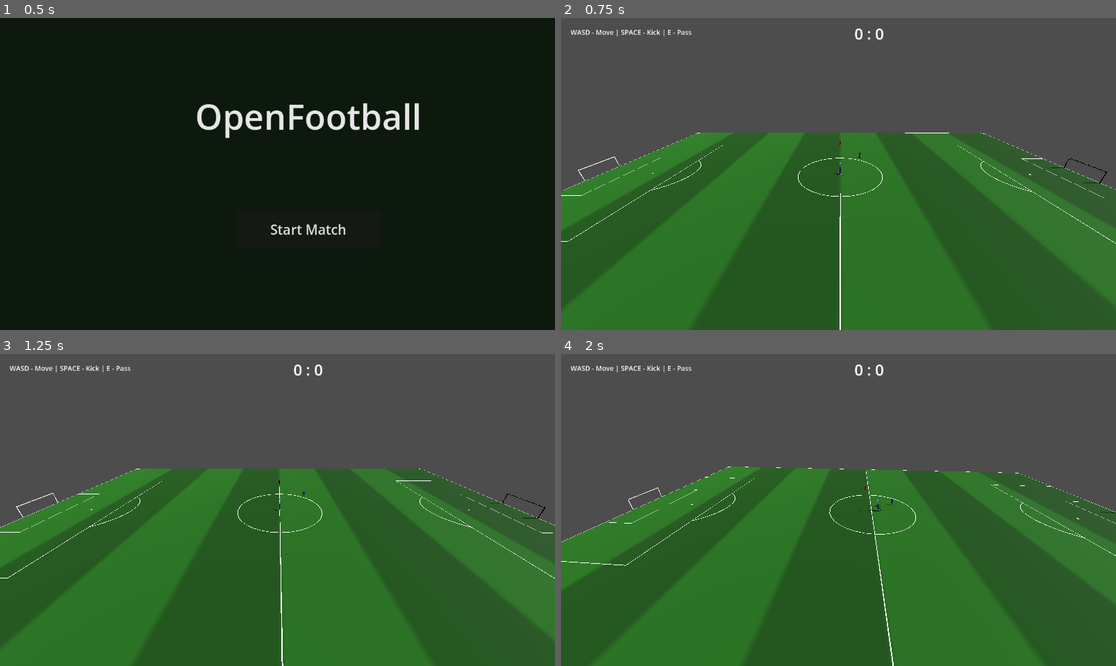
Above: before the commit, frames 1-4 (two rows, left to right).
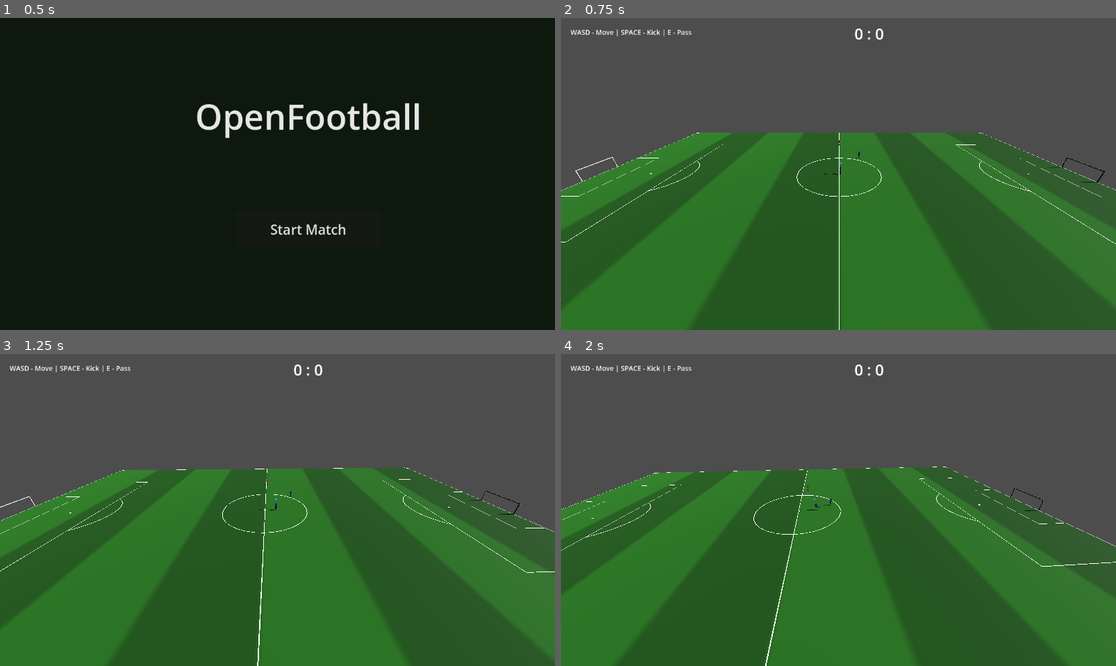
Above: after the commit, the same moments.

Repository: Churikov0112/open_football
Game: Godot game, scene res://scenes/main_menu.tscn
Two runs of this game, one before a commit and one after it. Both use one fixed random seed, a clock stepped at 60 frames per second and the inputs below.
Inputs:
- Up to frame 1 (0.5 s): no input
- Up to frame 2 (0.75 s): click "Start Match" at 0.5 s
- Up to frame 3 (1.25 s): no input
- Up to frame 4 (2 s): hold D (move_right) from 1.28 s (still down); hold Space (kick) from 1.28 s (still down)

Frame 1 is identical in both runs. In frame 2, 0.8% of the frame differs, in the area x 0-100%, y 36-100%; in frame 3, 11%; in frame 4, 52%.

Commit message:
fix(loco): stop residual motion on lock, restore boundary collision, freeze human during other tackles, preserve knockback pop, dedupe motor lookup
Co-Authored-By: Claude Sonnet 5 <noreply@anthropic.com>

Diff:
--- a/scripts/ai/simple_ai.gd
+++ b/scripts/ai/simple_ai.gd
@@ -13,10 +13,7 @@
 
 
 func _motor() -> PlayerMotor:
-	for c in get_children():
-		if c is PlayerMotor:
-			return c
-	return null
+	return PlayerMotor.find_on(self)
 
 ## Скорость этого ИИ относительно общей максимальной — сохраняет прежний относительный темп.
 func _base_scale() -> float:
--- a/scripts/ai/teammate_ai.gd
+++ b/scripts/ai/teammate_ai.gd
@@ -11,10 +11,7 @@
 
 
 func _motor() -> PlayerMotor:
-	for c in get_children():
-		if c is PlayerMotor:
-			return c
-	return null
+	return PlayerMotor.find_on(self)
 
 func _base_scale() -> float:
 	return speed / FootballConstants.LOCO_TOP_SPEED
--- a/scripts/match/match_manager.gd
+++ b/scripts/match/match_manager.gd
@@ -51,7 +51,7 @@
 	controlled_player = player_home
 	player_home.add_to_group("team_1")
 	player_home.collision_layer = FootballConstants.PLAYER_COLLISION_MASK
-	player_home.collision_mask = FootballConstants.PLAYER_COLLISION_MASK
+	player_home.collision_mask = 1 | FootballConstants.PLAYER_COLLISION_MASK
 	var home_mesh := player_home.get_node_or_null(^"Mesh")
 	if home_mesh:
 		home_mesh.queue_free()
@@ -372,7 +372,7 @@
 	add_child(new_player)
 	new_player.add_to_group("team_2")
 	new_player.collision_layer = FootballConstants.PLAYER_COLLISION_MASK
-	new_player.collision_mask = FootballConstants.PLAYER_COLLISION_MASK
+	new_player.collision_mask = 1 | FootballConstants.PLAYER_COLLISION_MASK
 	var ai_script = preload("res://scripts/ai/simple_ai.gd")
 	new_player.set_script(ai_script)
 	new_player.set_physics_process(true)
@@ -400,7 +400,7 @@
 	add_child(new_player)
 	new_player.add_to_group("team_1")
 	new_player.collision_layer = FootballConstants.PLAYER_COLLISION_MASK
-	new_player.collision_mask = FootballConstants.PLAYER_COLLISION_MASK
+	new_player.collision_mask = 1 | FootballConstants.PLAYER_COLLISION_MASK
 	var teammate_script = preload("res://scripts/ai/teammate_ai.gd")
 	new_player.set_script(teammate_script)
 	new_player.set_physics_process(true)
@@ -527,8 +527,14 @@
 
 func _handle_player_input(delta: float) -> void:
 	if controlled_player and controlled_player.is_in_group("fallen"):
+		var fallen_motor := _player_motor(controlled_player)
+		if fallen_motor != null:
+			fallen_motor.set_move_intent(Vector3.ZERO)
 		return
 	if _tackle_state != TackleState.NORMAL:
+		var blocked_motor := _player_motor(controlled_player)
+		if blocked_motor != null:
+			blocked_motor.set_move_intent(Vector3.ZERO)
 		return
 	if not controlled_player:
 		return
@@ -650,10 +656,7 @@
 func _player_motor(player_node: Node) -> PlayerMotor:
 	if player_node == null:
 		return null
-	for c in player_node.get_children():
-		if c is PlayerMotor:
-			return c
-	return null
+	return PlayerMotor.find_on(player_node)
 
 
 func _can_tackle(tackler: Node3D) -> bool:
--- a/scripts/player/player_motor.gd
+++ b/scripts/player/player_motor.gd
@@ -51,17 +51,31 @@
 func set_control_locked(on: bool) -> void:
 	_locked = on
 
+## Найти дочерний PlayerMotor у произвольного узла (общая логика для AI/match_manager).
+static func find_on(node: Node) -> PlayerMotor:
+	if node == null:
+		return null
+	for c in node.get_children():
+		if c is PlayerMotor:
+			return c
+	return null
+
 func _physics_process(delta: float) -> void:
 	if _body == null or delta <= 0.0:
 		return
 
 	# Намерение: ноль, если заблокированы или сбиты (fallen).
+	var locked_or_fallen := _locked or _body.is_in_group("fallen")
 	var desired := Vector3.ZERO
-	if not _locked and not _body.is_in_group("fallen"):
+	if not locked_or_fallen:
 		desired = PlayerMotor.desired_velocity(_intent_dir, FootballConstants.LOCO_TOP_SPEED, _intent_scale)
 
 	var prev := _body.velocity
-	var new_vel := PlayerMotor.integrate_velocity(prev, desired, FootballConstants.LOCO_ACCEL, FootballConstants.LOCO_DECEL, delta)
+	# Заблокирован/сбит: скорость гасится мгновенно, а не decel-темпом —
+	# иначе move_and_slide() ниже продолжает толкать тело остаточной скоростью
+	# (двойное движение поверх ручного move_and_collide() в подкате).
+	var new_vel := Vector3.ZERO if locked_or_fallen else \
+		PlayerMotor.integrate_velocity(prev, desired, FootballConstants.LOCO_ACCEL, FootballConstants.LOCO_DECEL, delta)
 	var speed := new_vel.length()
 
 	# Доворот тела к направлению движения (тело остаётся вертикальным).
@@ -77,7 +91,8 @@
 
 	_body.velocity = new_vel
 	_body.move_and_slide()
-	_body.global_position.y = _ground_y  # поле плоское — пиннинг высоты
+	if not _body.is_in_group("fallen"):
+		_body.global_position.y = _ground_y  # поле плоское — пиннинг высоты (кроме сбитых: не гасить вертикальный отскок такла)
 
 	if _visual != null:
 		_visual.set_locomotion(new_vel)
